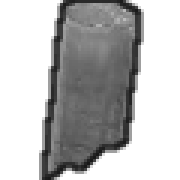
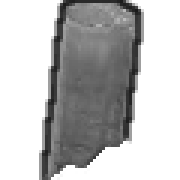
Layered file, before and after one edit (180 x 180). Changes by layer:
painted on "outline" over left=42, top=135, right=132, bottom=180
